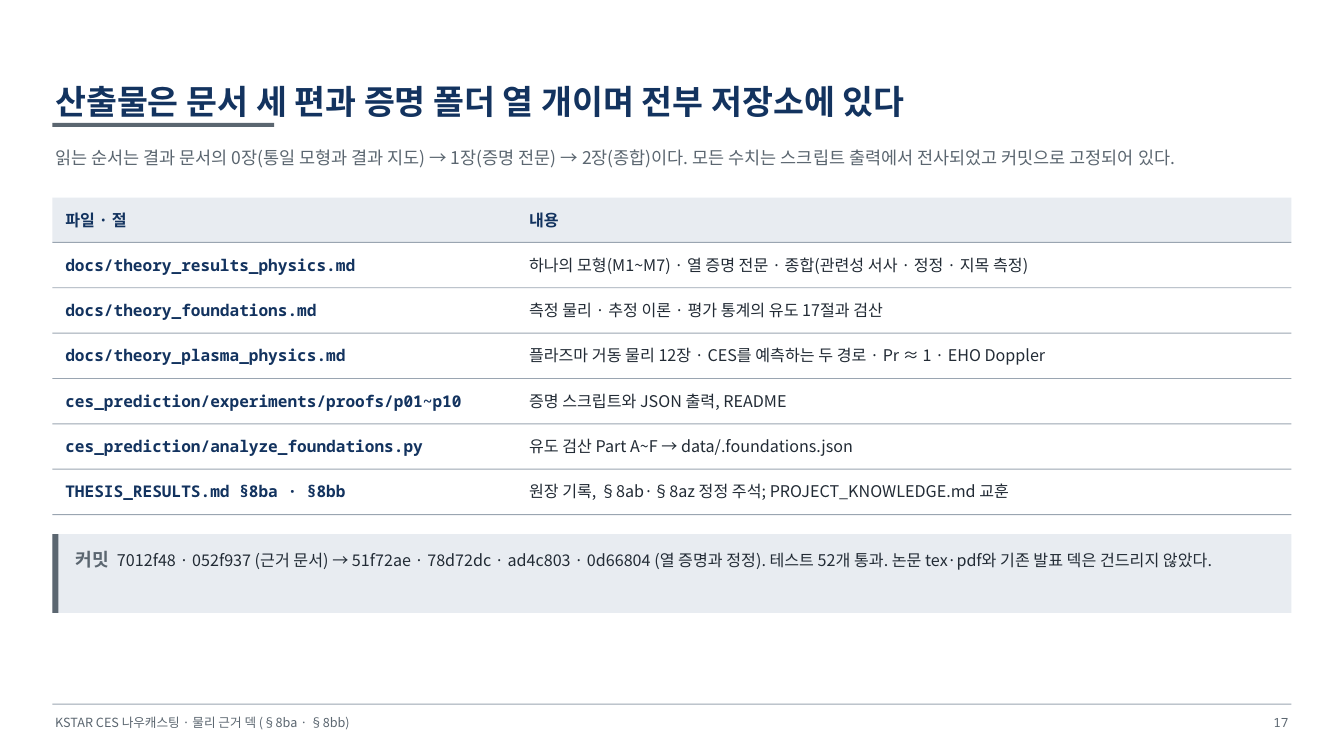
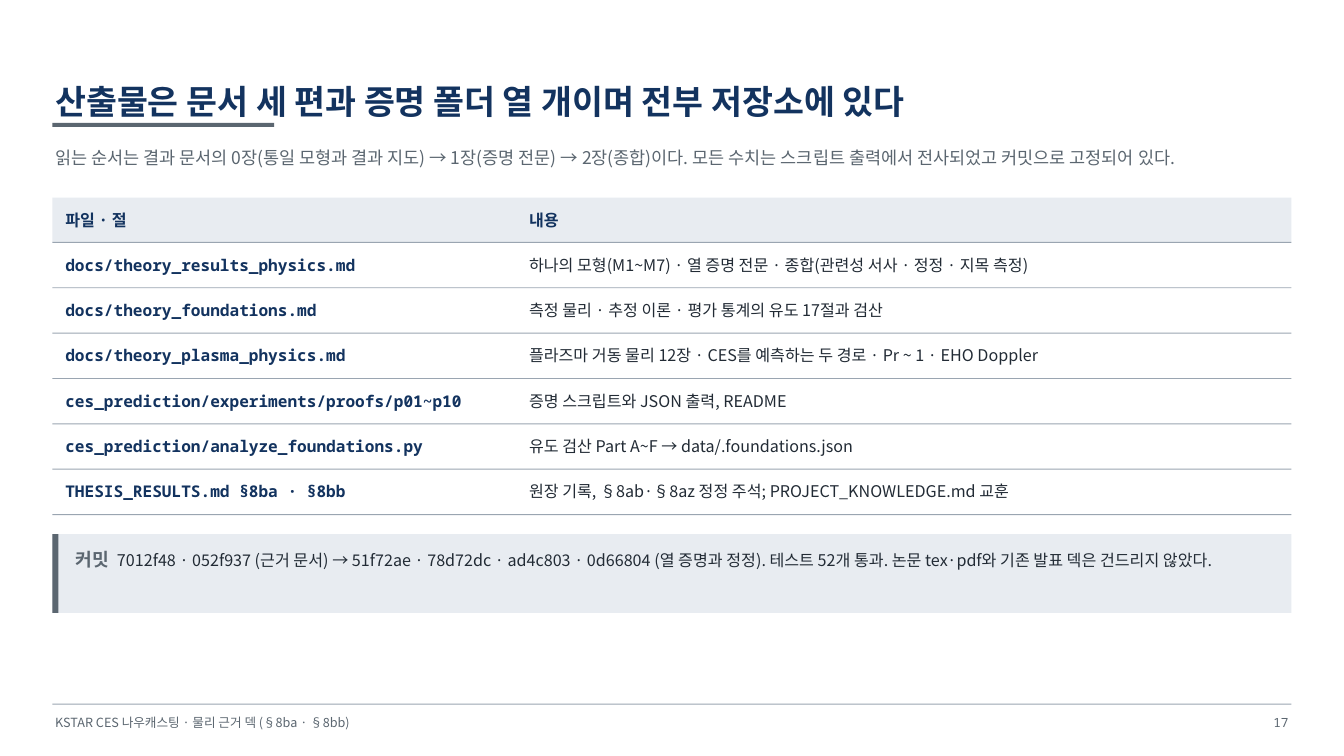
Before and after one commit to iseungsang01/ml-intern-revision, a slide deck: slide 21 of docs/presentation/KSTAR_CES_물리근거.pptx. Drawn at 1344x756 pixels with LibreOffice and Linux fonts; fonts in the diff are those of the drawing. Boxes give left, top, right and bottom in pixels: in the first picture for what was removed or moved away, otherwise in the second. Text is boxed around its words. In the diff, an @@ line names an element or a change of style, - is before the commit and + after.

```diff
--- a/docs/presentation/KSTAR_CES_물리근거.pptx
+++ b/docs/presentation/KSTAR_CES_물리근거.pptx
@@ text at (529,347,1038,365): text changed @@
-플라즈마 거동 물리 12장 · CES를 예측하는 두 경로 · Pr ≈ 1 · EHO Doppler
+플라즈마 거동 물리 12장 · CES를 예측하는 두 경로 · Pr ~ 1 · EHO Doppler
```
Also in this commit, not shown: 6 other slides changed, 1 other file.
